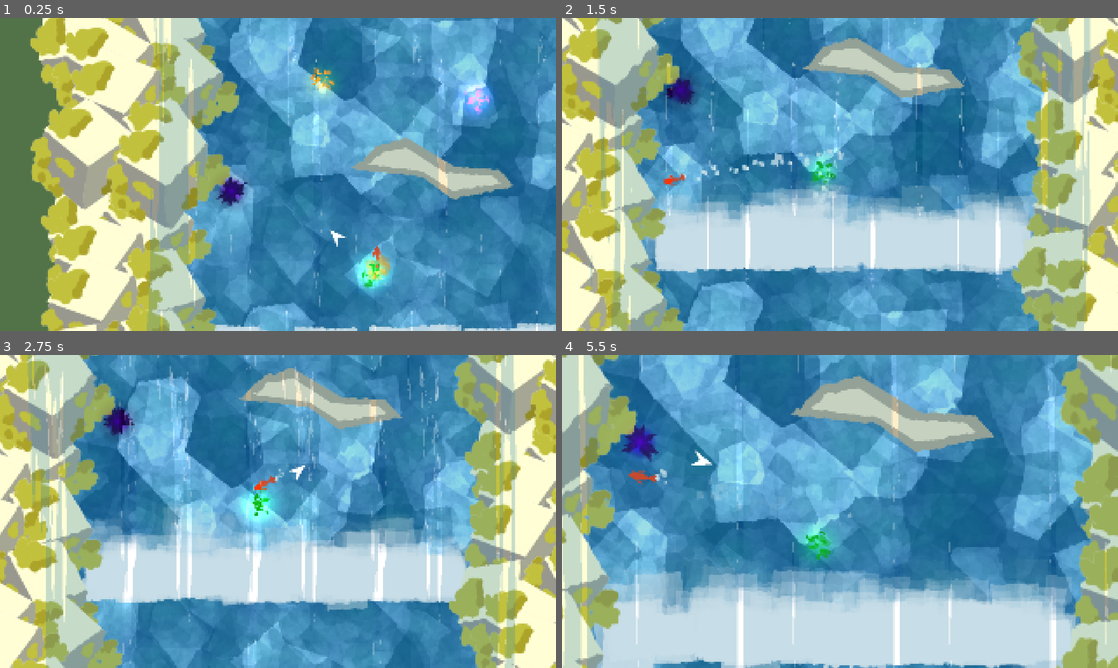
Above: before the commit, frames 1-4 (two rows, left to right).
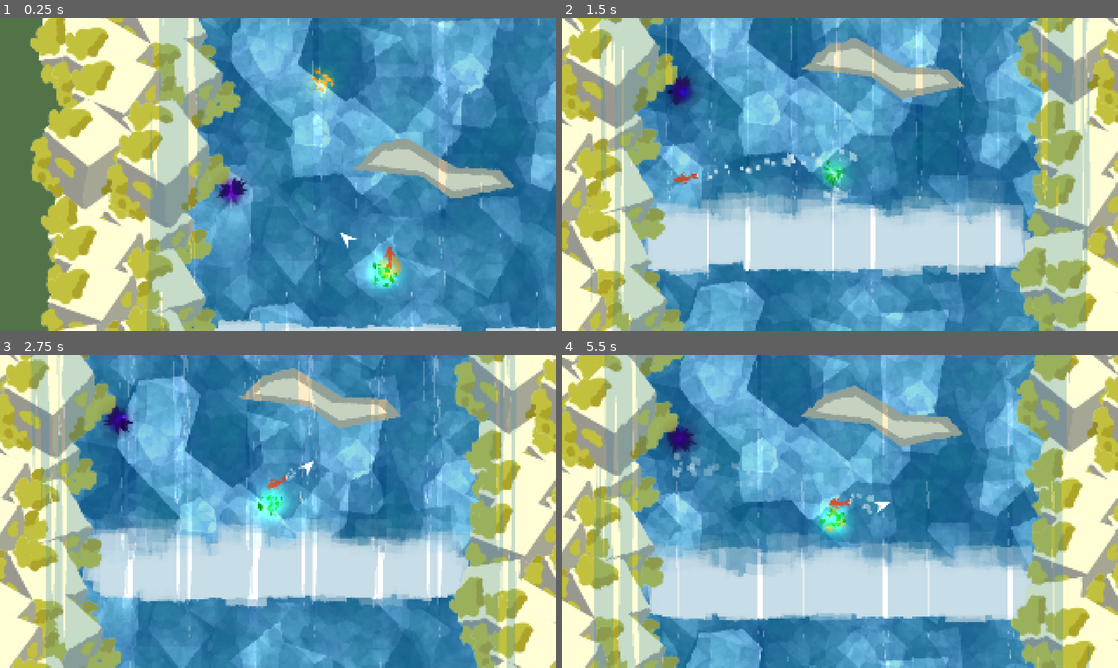
Above: after the commit, the same moments.

Repository: ojaskavathe/cascade
Game: Godot game, scene res://game.tscn
The game is run twice, just before and just after one commit, with the same random seed, the same clock (stepped at 60 frames per second) and the same inputs. The engine's default icon, where the game draws it, is replaced by a stand-in: a white triangle on a blue panel in a dark square.
Inputs (mouse positions are in pixels of both pictures, inside the frame that each line leads up to):
- Up to frame 1 (0.25 s): no input
- Up to frame 2 (1.5 s): move the mouse to (962, 158) at 0.52 s; hold Space (jump) 0.53-1.28 s; hold D (right) from 0.53 s (still down); move the mouse to (728, 190) at 1.27 s; tap Space (jump) at 1.35 s
- Up to frame 3 (2.75 s): tap Space (jump) at 1.52, 1.82 s; move the mouse to (333, 442) at 2.02 s; release D (right) at 2.03 s; hold A (left) from 2.03 s (still down); hold Space (jump) from 2.03 s (still down)
- Up to frame 4 (5.5 s): move the mouse to (812, 574) at 2.77 s; release A (left) at 2.78 s; release Space (jump) at 2.78 s; hold D (right) 2.78-4.28 s; tap Space (jump) at 2.85, 3.02, 3.32, 4.35, 4.52, 4.82 s; move the mouse to (1006, 558) at 3.52 s; hold Space (jump) 3.53-4.28 s; move the mouse to (673, 464) at 4.27 s; hold A (left) 4.28-5.03 s; move the mouse to (867, 511) at 5.02 s; hold D (right) from 5.03 s (still down); hold Space (jump) from 5.03 s (still down)

The runs differ from the first frame. In frame 1, 5.9% of the frame differs, in the area x 26-100%, y 0-100%; in frame 2, 12%; in frame 3, 15%; in frame 4, 75%, in the area x 0-100%, y 0-100%.

Commit message:
lock player during transition

Diff:
--- a/entity/player/player.gd
+++ b/entity/player/player.gd
@@ -2,7 +2,7 @@
 
 @export var SPEED = 10.0
 @export var JUMP_VELOCITY = -2000.0
-@export var END_VELOCITY = -4500.0
+@export var END_VELOCITY = -5500.0
 @export var GRAVITY = -1200.0
 @export var DAMPENING = 2.0
 
@@ -45,7 +45,7 @@
 		var direction = jump_point_position - get_global_mouse_position()
 		var angle = direction.angle() - deg_to_rad(90)
 
-		arrow.set_rotation(angle)
+		arrow.set_rotation(0 if end_jump else angle)
 		arrow.set_position(jump_point_position)
 		arrow.set_visible(true)
 
@@ -54,7 +54,11 @@
 			set_particle_behavior(ParticleBehavior.DASH)
 			$DashParticleTimer.start()
 			position = jump_point_position
+
 			move_direction = direction.normalized()
+			if end_jump:
+				move_direction = Vector2.DOWN
+
 			velocity = move_direction * (END_VELOCITY if end_jump else JUMP_VELOCITY)
 			Signals.player_exited_bash_state.emit(end_jump)
 
--- a/game.tscn
+++ b/game.tscn
@@ -21,10 +21,10 @@
 
 [node name="LevelGroups" type="Node2D" parent="."]
 
+[node name="LG_1" parent="LevelGroups" instance=ExtResource("5_6myex")]
+position = Vector2(0, -2506)
+
 [node name="LG_0" parent="LevelGroups" instance=ExtResource("3_spgvv")]
-
-[node name="LG_1" parent="LevelGroups" instance=ExtResource("5_6myex")]
-position = Vector2(-146, -1768)
 
 [node name="PixelPostProcess" type="CanvasLayer" parent="."]
 layer = 100
--- a/level/debug_0.tscn
+++ b/level/debug_0.tscn
@@ -34,10 +34,10 @@
 position = Vector2(288, 346)
 
 [node name="SpawnJumpPoint" parent="." instance=ExtResource("4_r14tu")]
-position = Vector2(612, 536)
+position = Vector2(640, 536)
 
 [node name="JumpPoint" parent="." instance=ExtResource("5_lugmn")]
 position = Vector2(498, 96)
 
 [node name="EndJumpPoint" parent="." instance=ExtResource("6_2axsy")]
-position = Vector2(851, 134)
+position = Vector2(640, -100)
--- a/level_group/lg_0.tscn
+++ b/level_group/lg_0.tscn
@@ -24,8 +24,8 @@
 
 [node name="waterfall" parent="." instance=ExtResource("4_f443m")]
 z_index = 2
-position = Vector2(640, 0)
-scale = Vector2(9, 16)
+position = Vector2(640, -320)
+scale = Vector2(9, 23)
 metadata/_edit_lock_ = true
 
 [node name="WaterfallBackground" parent="." instance=ExtResource("5_egt5m")]
@@ -39,6 +39,10 @@
 [node name="WaterfallBackground3" parent="." instance=ExtResource("5_egt5m")]
 z_index = -2
 position = Vector2(0, -1067)
+
+[node name="WaterfallBackground4" parent="." instance=ExtResource("5_egt5m")]
+z_index = -2
+position = Vector2(-1, -1787)
 
 [node name="Foam" parent="." instance=ExtResource("6_0wh8e")]
 
@@ -63,6 +67,9 @@
 [node name="Rocks6" parent="LeftRocks" instance=ExtResource("8_hhwa6")]
 position = Vector2(11, -752)
 
+[node name="Rocks7" parent="LeftRocks" instance=ExtResource("8_hhwa6")]
+position = Vector2(11, -2131)
+
 [node name="RightRocks" type="Node2D" parent="."]
 position = Vector2(0, 385)
 
@@ -74,3 +81,6 @@
 
 [node name="Rocks4" parent="RightRocks" instance=ExtResource("8_hhwa6")]
 position = Vector2(1248, -764)
+
+[node name="Rocks5" parent="RightRocks" instance=ExtResource("8_hhwa6")]
+position = Vector2(1248, -2175)
--- a/level_group/lg_1.tscn
+++ b/level_group/lg_1.tscn
@@ -20,7 +20,7 @@
 
 [node name="levels" type="Node2D" parent="."]
 
-[node name="Debug1" parent="levels" instance=ExtResource("1_3gg2f")]
+[node name="Debug0" parent="levels" instance=ExtResource("1_3gg2f")]
 position = Vector2(-14, 11)
 
 [node name="Debug3" parent="levels" instance=ExtResource("2_4byue")]
@@ -28,8 +28,8 @@
 
 [node name="waterfall" parent="." instance=ExtResource("4_mr0ug")]
 z_index = 2
-position = Vector2(640, -400)
-scale = Vector2(8, 6)
+position = Vector2(640, -300)
+scale = Vector2(8, 18)
 metadata/_edit_lock_ = true
 
 [node name="WaterfallBackground" parent="." instance=ExtResource("5_e8jay")]
Not shown: 1 places in level/debug_0.tscn that only renumber resources
Not shown: 1 places in level_group/lg_0.tscn that only renumber resources
Not shown: 1 places in level_group/lg_1.tscn that only renumber resources
